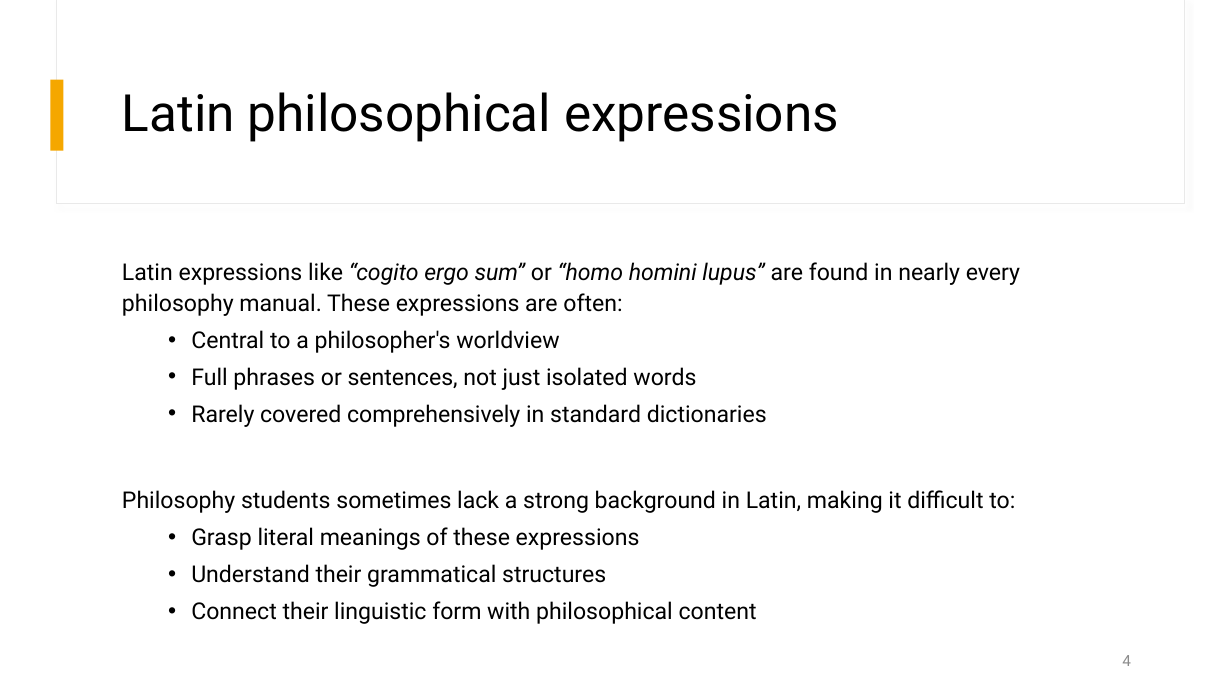
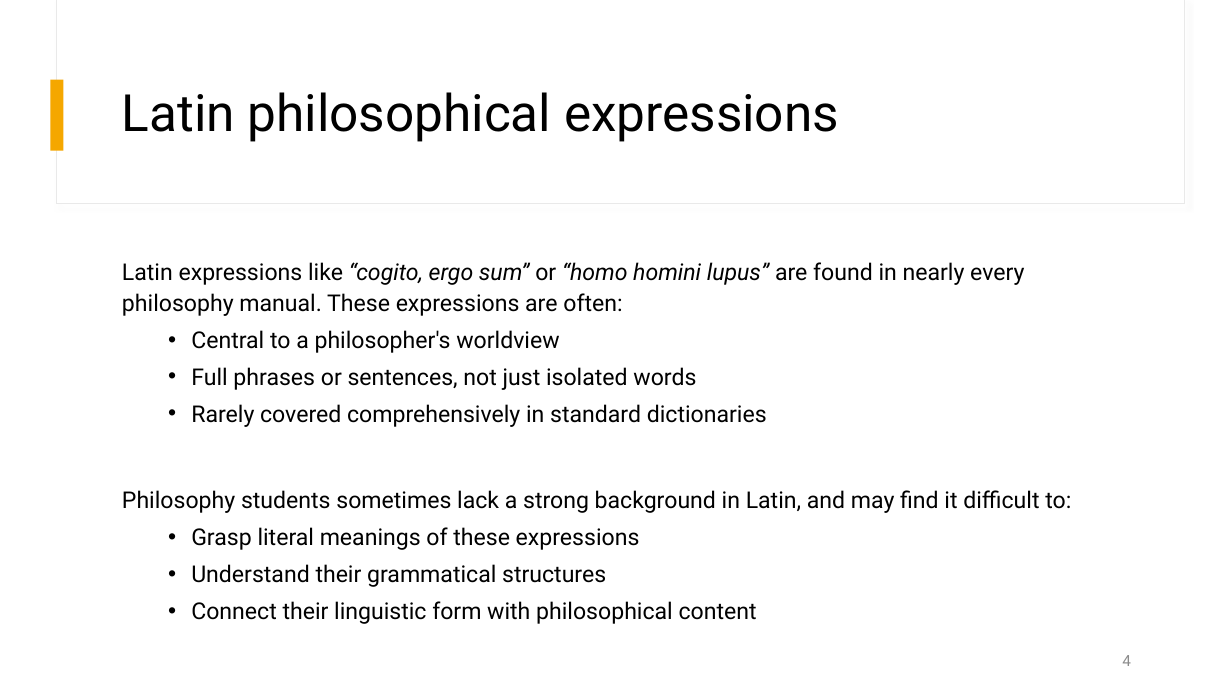
Before and after one commit to tonazzog/PhiloLatin, a slide deck: slide 4 of Linking Latin Philosophical Expressions.pptx. Drawn at 1232x693 pixels with LibreOffice and Linux fonts; fonts in the diff are those of the drawing. Boxes give left, top, right and bottom in pixels: in the first picture for what was removed or moved away, otherwise in the second. Text is boxed around its words. In the diff, an @@ line names an element or a change of style, - is before the commit and + after.

```diff
--- a/Linking Latin Philosophical Expressions.pptx
+++ b/Linking Latin Philosophical Expressions.pptx
@@ text at (122,262,1024,316): text changed @@
-Latin expressions like “cogito ergo sum” or “homo homini lupus” are found in nearly every philosophy manual. These expressions are often:
+Latin expressions like “cogito, ergo sum” or “homo homini lupus” are found in nearly every philosophy manual. These expressions are often:
@@ text at (122,490,1071,513): text changed @@
-Philosophy students sometimes lack a strong background in Latin, making it difficult to:
+Philosophy students sometimes lack a strong background in Latin, and may find it difficult to:
```
Also in this commit, not shown: 5 other slides changed, 1 slide added, 3 other files.
